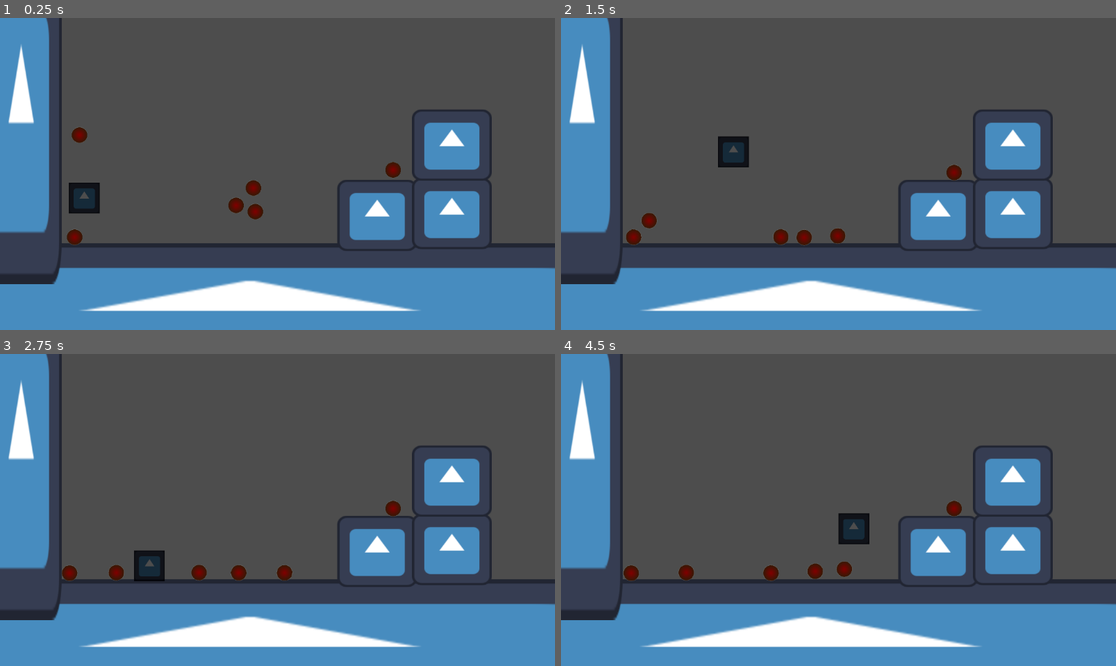
Above: before the commit, frames 1-4 (two rows, left to right).
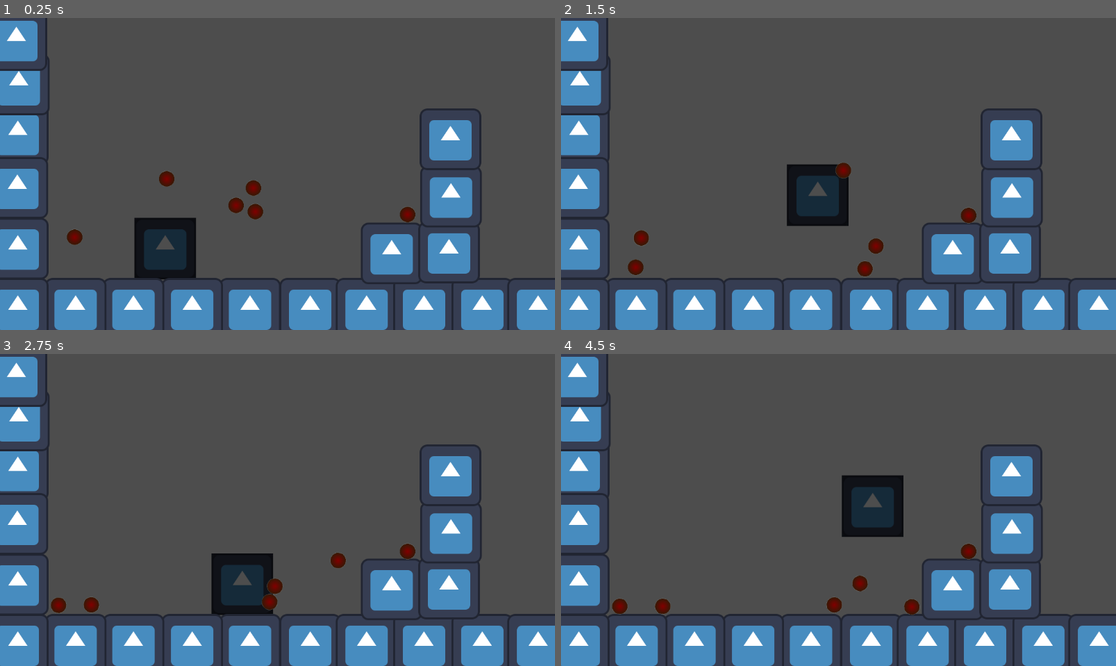
Above: after the commit, the same moments.

Repository: DataBASED-Enjoyers/platformer-gang
Game: Godot game, scene res://scenes/main.tscn
Same seed, same stepped clock (60 frames per second), same inputs: the game is played once before the commit and once after it. The engine's default icon, where the game draws it, is replaced by a stand-in: a white triangle on a blue panel in a dark square.
Inputs:
- Up to frame 1 (0.25 s): no input
- Up to frame 2 (1.5 s): hold J (attack) 0.53-1.28 s; hold D (move_right) from 0.53 s (still down); tap Space (jump) at 0.77, 0.8, 1.07, 1.35 s
- Up to frame 3 (2.75 s): tap Space (jump) at 1.52, 1.82, 2.3 s; tap J (attack) at 1.55 s; release D (move_right) at 2.03 s; hold A (move_left) from 2.03 s (still down); hold J (attack) from 2.03 s (still down)
- Up to frame 4 (4.5 s): release A (move_left) at 2.78 s; release J (attack) at 2.78 s; hold D (move_right) 2.78-4.28 s; tap J (attack) at 2.85, 4.35 s; tap Space (jump) at 3.02, 3.32, 3.6, 3.77, 4.07 s; hold A (move_left) from 4.28 s (still down)

The runs differ from the first frame. In frame 1, 26% of the frame differs, in the area x 0-100%, y 0-100%; in frame 2, 27%; in frame 3, 27%; in frame 4, 27%.

Commit message:
"Fix" bug

Diff:
--- a/scenes/ball.gd
+++ b/scenes/ball.gd
@@ -2,6 +2,6 @@
 extends RigidBody2D
 
 
-func get_impluse_from(impulse_source: Vector2, impulse_strength):
+func get_impulse_from(impulse_source: Vector2, impulse_strength):
 	var impulse_direction: Vector2 = (position - impulse_source).normalized()
 	apply_central_impulse(impulse_direction * impulse_strength)
--- a/scenes/ball.tscn
+++ b/scenes/ball.tscn
@@ -20,7 +20,8 @@
 
 [node name="Ball" type="RigidBody2D" groups=["movable_objects"]]
 collision_layer = 4
-collision_mask = 7
+collision_mask = 5
+mass = 0.1
 physics_material_override = SubResource("PhysicsMaterial_sbjpp")
 script = ExtResource("1_seeqd")
 
--- a/scenes/main.tscn
+++ b/scenes/main.tscn
@@ -6,43 +6,84 @@
 
 [node name="Main" type="Node2D"]
 
-[node name="Wall" parent="." instance=ExtResource("1_si8xv")]
+[node name="Player" parent="." instance=ExtResource("2_783kf")]
+position = Vector2(343, 427)
+
+[node name="Walls" type="Node2D" parent="."]
+
+[node name="Wall" parent="Walls" instance=ExtResource("1_si8xv")]
 position = Vector2(519, 604)
-scale = Vector2(17.3984, 2.12268)
 
-[node name="Wall2" parent="." instance=ExtResource("1_si8xv")]
-position = Vector2(783, 410)
-scale = Vector2(-1.29902, 1.16082)
+[node name="Wall6" parent="Walls" instance=ExtResource("1_si8xv")]
+position = Vector2(644, 604)
 
-[node name="Wall3" parent="." instance=ExtResource("1_si8xv")]
-position = Vector2(938, 406)
-scale = Vector2(-1.29902, 1.16082)
+[node name="Wall7" parent="Walls" instance=ExtResource("1_si8xv")]
+position = Vector2(761, 604)
 
-[node name="Wall4" parent="." instance=ExtResource("1_si8xv")]
-position = Vector2(938, 264)
-scale = Vector2(-1.29902, 1.16082)
+[node name="Wall8" parent="Walls" instance=ExtResource("1_si8xv")]
+position = Vector2(880, 604)
 
-[node name="Wall5" parent="." instance=ExtResource("1_si8xv")]
-position = Vector2(44, 207)
-scale = Vector2(-1.31371, 5.40772)
+[node name="Wall9" parent="Walls" instance=ExtResource("1_si8xv")]
+position = Vector2(1001, 604)
 
-[node name="Player" parent="." instance=ExtResource("2_783kf")]
-position = Vector2(175, 322)
+[node name="Wall10" parent="Walls" instance=ExtResource("1_si8xv")]
+position = Vector2(1117, 604)
 
-[node name="Ball" parent="." instance=ExtResource("3_gqra2")]
+[node name="Wall11" parent="Walls" instance=ExtResource("1_si8xv")]
+position = Vector2(399, 604)
+
+[node name="Wall17" parent="Walls" instance=ExtResource("1_si8xv")]
+position = Vector2(277, 604)
+
+[node name="Wall18" parent="Walls" instance=ExtResource("1_si8xv")]
+position = Vector2(157, 604)
+
+[node name="Wall19" parent="Walls" instance=ExtResource("1_si8xv")]
+position = Vector2(37, 604)
+
+[node name="Wall2" parent="Walls" instance=ExtResource("1_si8xv")]
+position = Vector2(813, 489)
+
+[node name="Wall3" parent="Walls" instance=ExtResource("1_si8xv")]
+position = Vector2(932, 487)
+
+[node name="Wall4" parent="Walls" instance=ExtResource("1_si8xv")]
+position = Vector2(936, 371)
+
+[node name="Wall5" parent="Walls" instance=ExtResource("1_si8xv")]
+position = Vector2(37, 241)
+
+[node name="Wall12" parent="Walls" instance=ExtResource("1_si8xv")]
+position = Vector2(935, 252)
+
+[node name="Wall13" parent="Walls" instance=ExtResource("1_si8xv")]
+position = Vector2(39, 138)
+
+[node name="Wall14" parent="Walls" instance=ExtResource("1_si8xv")]
+position = Vector2(34, 46)
+
+[node name="Wall15" parent="Walls" instance=ExtResource("1_si8xv")]
+position = Vector2(36, 353)
+
+[node name="Wall16" parent="Walls" instance=ExtResource("1_si8xv")]
+position = Vector2(37, 479)
+
+[node name="Balls" type="Node2D" parent="."]
+
+[node name="Ball" parent="Balls" instance=ExtResource("3_gqra2")]
 position = Vector2(530, 376)
 
-[node name="Ball2" parent="." instance=ExtResource("3_gqra2")]
+[node name="Ball2" parent="Balls" instance=ExtResource("3_gqra2")]
 position = Vector2(490, 363)
 
-[node name="Ball3" parent="." instance=ExtResource("3_gqra2")]
+[node name="Ball3" parent="Balls" instance=ExtResource("3_gqra2")]
 position = Vector2(526, 327)
 
-[node name="Ball4" parent="." instance=ExtResource("3_gqra2")]
-position = Vector2(165, 217)
+[node name="Ball4" parent="Balls" instance=ExtResource("3_gqra2")]
+position = Vector2(346, 308)
 
-[node name="Ball5" parent="." instance=ExtResource("3_gqra2")]
-position = Vector2(816, 310)
+[node name="Ball5" parent="Balls" instance=ExtResource("3_gqra2")]
+position = Vector2(846, 389)
 
-[node name="Ball6" parent="." instance=ExtResource("3_gqra2")]
+[node name="Ball6" parent="Balls" instance=ExtResource("3_gqra2")]
 position = Vector2(155, 429)
--- a/scenes/player.gd
+++ b/scenes/player.gd
@@ -4,22 +4,22 @@
 @onready var collision_shape_2d: CollisionShape2D = $CollisionShape2D
 @onready var sprite_2d: Sprite2D = $Sprite2D
 @onready var animation_player: AnimationPlayer = $AnimationPlayer
-@onready var ground_detector: Area2D = $Sprite2D/GroundDetector
+@onready var ceiling_detector: Area2D = $Sprite2D/CeilingDetector
 
 @export var speed = 130.0
 @export var jump_velocity = -300.0
 @export var custom_gravity = 1560
-@export var attack_strength = 500
+@export var attack_strength = 100
 
 const PUSH_FORCE = 40.0
-var is_on_ground: bool = false
+
 
 # Functions
 func _physics_process(delta: float) -> void:
-	if not is_on_ground:
+	if not is_on_floor():
 		velocity.y += custom_gravity * delta
 
-	if Input.is_action_just_pressed("jump") and is_on_ground:
+	if Input.is_action_just_pressed("jump") and is_on_floor():
 		velocity.y = jump_velocity
 
 	var direction = Input.get_axis("move_left", "move_right")
@@ -29,16 +29,15 @@
 	else:
 		velocity.x = move_toward(velocity.x, 0, speed)
 
-	# key function
+	# Key function
 	move_and_slide()
 
 	# Resolve Collisions with RigidBodies
 	for i in get_slide_collision_count():
 		var c = get_slide_collision(i)
+		print(c.get_collider())
 		if c.get_collider() is RigidBody2D:
 			c.get_collider().apply_central_impulse(-c.get_normal() * PUSH_FORCE)
-			if c.get_position().y < (position.y - sprite_2d.get_rect().size.y * scale.y):
-				c.get_collider().apply_central_impulse(-c.get_normal() * jump_velocity)
 
 
 func _input(event: InputEvent) -> void:
@@ -48,13 +47,4 @@
 
 func _on_attack_area_2d_body_entered(body: Node2D) -> void:
 	if body.is_in_group("movable_objects"):
-		body.get_impluse_from(position, attack_strength)
-
-
-func _on_ground_detector_body_entered(body: Node2D) -> void:
-	is_on_ground = true
-
-
-func _on_ground_detector_body_exited(body: Node2D) -> void:
-	if ground_detector.get_overlapping_bodies().size() == 0:
-		is_on_ground = false
+		body.get_impulse_from(position, attack_strength)
--- a/scenes/player.tscn
+++ b/scenes/player.tscn
@@ -9,14 +9,8 @@
 [sub_resource type="CanvasItemMaterial" id="CanvasItemMaterial_oefok"]
 blend_mode = 3
 
-[sub_resource type="RectangleShape2D" id="RectangleShape2D_cxtj0"]
-size = Vector2(110, 100)
-
 [sub_resource type="RectangleShape2D" id="RectangleShape2D_1ip4q"]
 size = Vector2(110, 100)
-
-[sub_resource type="RectangleShape2D" id="RectangleShape2D_6505i"]
-size = Vector2(120, 15)
 
 [sub_resource type="Animation" id="Animation_uv1oi"]
 resource_name = "attack"
@@ -60,9 +54,11 @@
 }
 
 [node name="Player" type="CharacterBody2D"]
-scale = Vector2(0.5, 0.5)
 collision_layer = 2
-collision_mask = 7
+collision_mask = 3
+floor_stop_on_slope = false
+platform_floor_layers = 4294967047
+safe_margin = 1.0
 script = ExtResource("1_ofn0u")
 speed = 200.0
 jump_velocity = -700.0
@@ -74,14 +70,6 @@
 material = SubResource("CanvasItemMaterial_oefok")
 texture = ExtResource("1_l4atp")
 
-[node name="GrabArea2D" type="Area2D" parent="Sprite2D"]
-collision_layer = 8
-collision_mask = 5
-
-[node name="CollisionShape2D" type="CollisionShape2D" parent="Sprite2D/GrabArea2D"]
-position = Vector2(55, 0)
-shape = SubResource("RectangleShape2D_cxtj0")
-
 [node name="AttackArea2D" type="Area2D" parent="Sprite2D"]
 collision_layer = 16
 collision_mask = 4
@@ -92,12 +80,6 @@
 disabled = true
 debug_color = Color(1, 0.00930105, 0.0366831, 0.42)
 
-[node name="GroundDetector" type="Area2D" parent="Sprite2D"]
-
-[node name="CollisionShape2D" type="CollisionShape2D" parent="Sprite2D/GroundDetector"]
-position = Vector2(0, 72)
-shape = SubResource("RectangleShape2D_6505i")
-
 [node name="AnimationPlayer" type="AnimationPlayer" parent="."]
 libraries = {
 "": SubResource("AnimationLibrary_mtgm4")
@@ -105,5 +87,3 @@
 autoplay = "idle"
 
 [connection signal="body_entered" from="Sprite2D/AttackArea2D" to="." method="_on_attack_area_2d_body_entered"]
-[connection signal="body_entered" from="Sprite2D/GroundDetector" to="." method="_on_ground_detector_body_entered"]
-[connection signal="body_exited" from="Sprite2D/GroundDetector" to="." method="_on_ground_detector_body_exited"]
--- a/scenes/wall.tscn
+++ b/scenes/wall.tscn
@@ -6,7 +6,7 @@
 size = Vector2(125, 125)
 
 [node name="Wall" type="StaticBody2D" groups=["ground", "wall"]]
-collision_mask = 7
+collision_mask = 0
 
 [node name="CollisionShape2D" type="CollisionShape2D" parent="."]
 shape = SubResource("RectangleShape2D_llgaq")
Not shown: 1 places in scenes/player.tscn that only renumber resources
